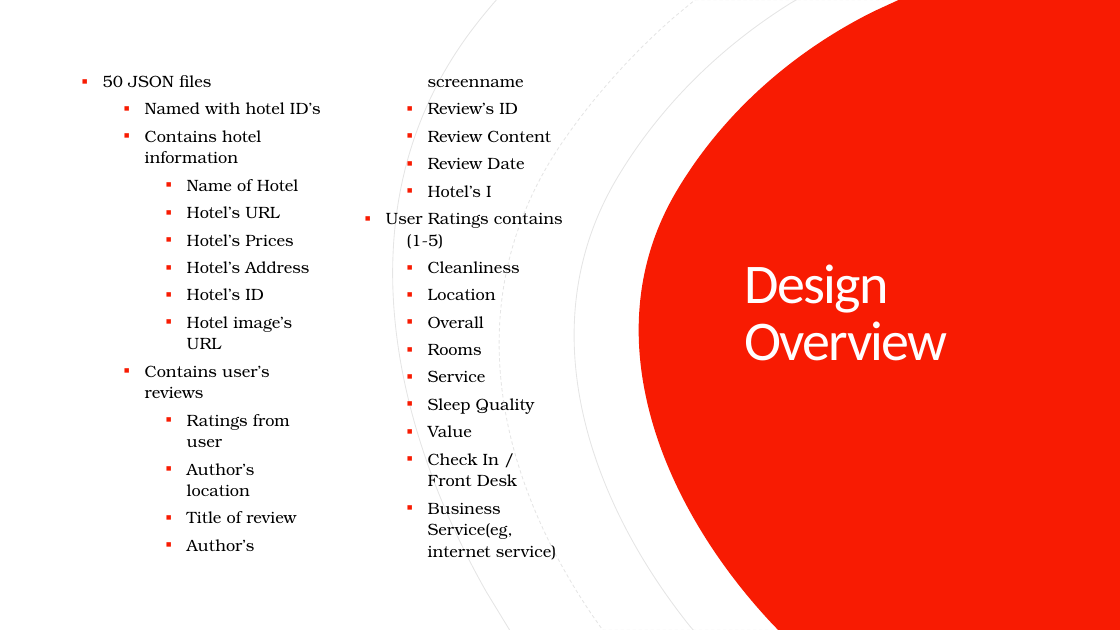
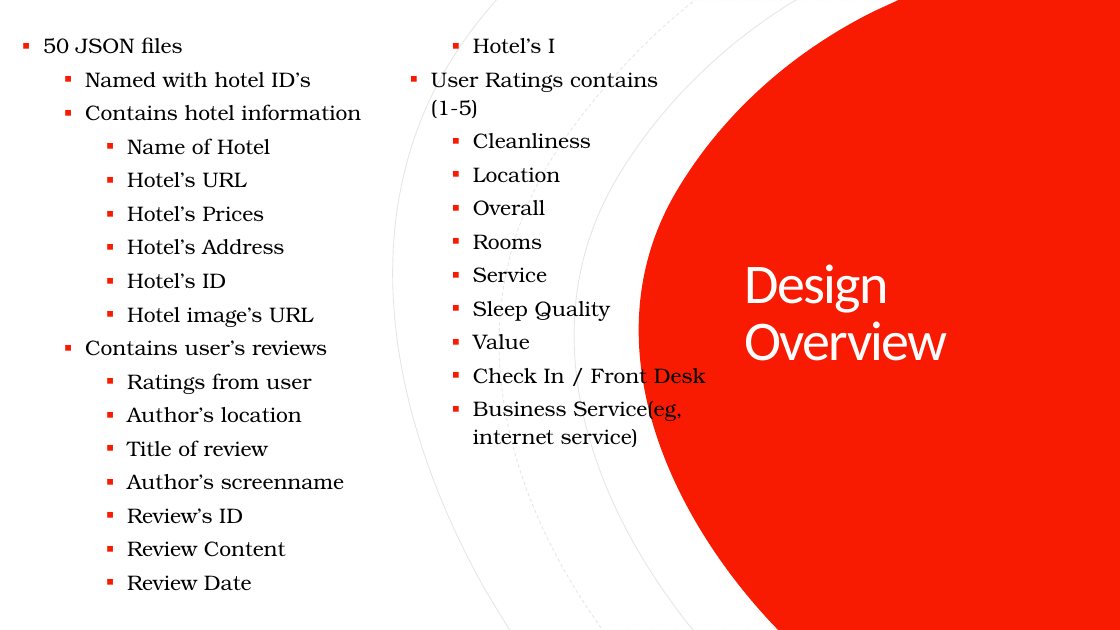
Before and after one commit to anhainguyen82/Database_Final_Project, a slide deck: slide 2 of MSDS_7330_Final_Term_Project.pptx. Drawn at 1120x630 pixels with LibreOffice and Linux fonts; fonts in the diff are those of the drawing. Boxes give left, top, right and bottom in pixels: in the first picture for what was removed or moved away, otherwise in the second. Text is boxed around its words. In the diff, an @@ line names an element or a change of style, - is before the commit and + after.

```diff
--- a/MSDS_7330_Final_Term_Project.pptx
+++ b/MSDS_7330_Final_Term_Project.pptx
@@ text "50 JSON files": place and size @@
-text "50 JSON files" at bbox=[103, 75, 556, 560]
+text "50 JSON files" at bbox=[43, 37, 706, 591]
@@ text "50 JSON files" at bbox=[43, 37, 706, 591]: size 14 to 18 pt @@
```
Also in this commit, not shown: 2 other slides changed, 1 slide added.
